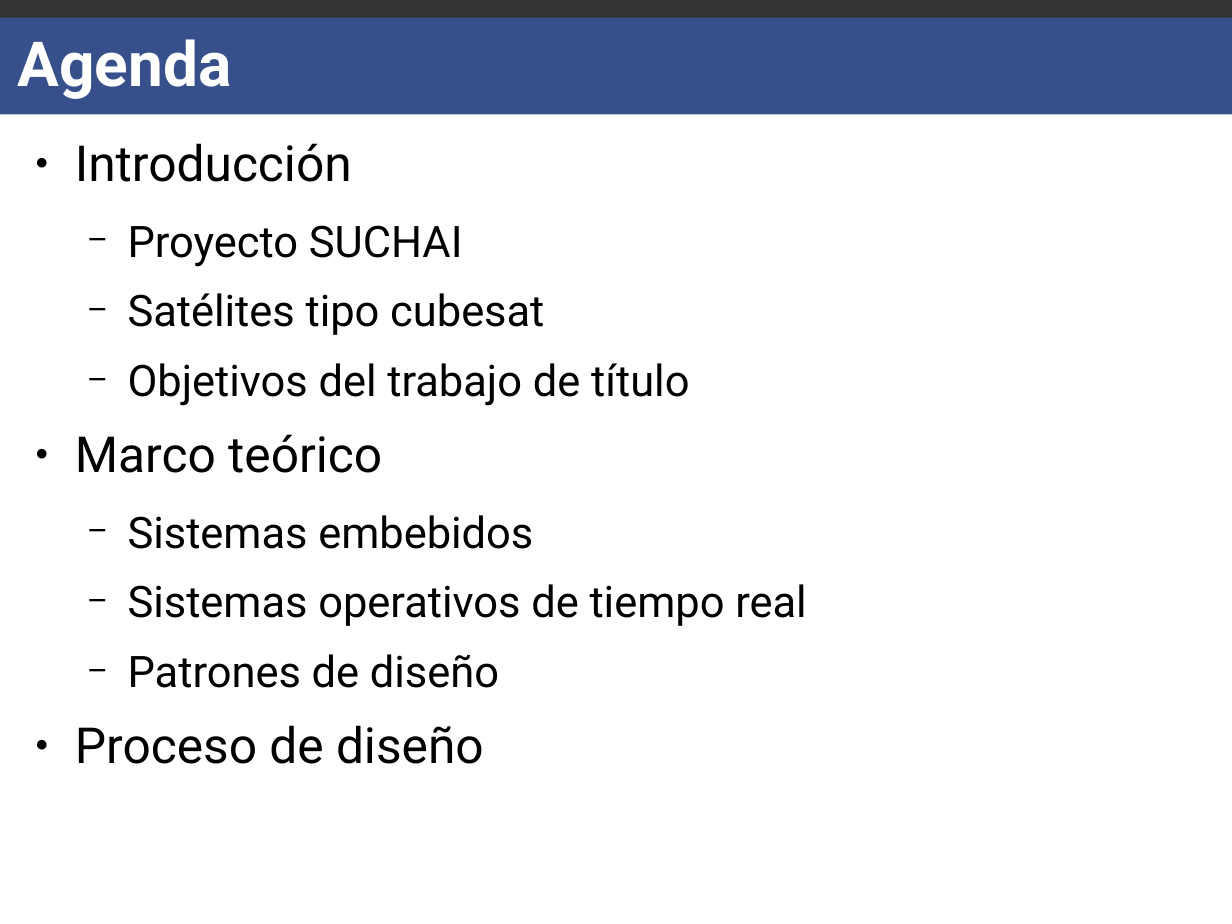
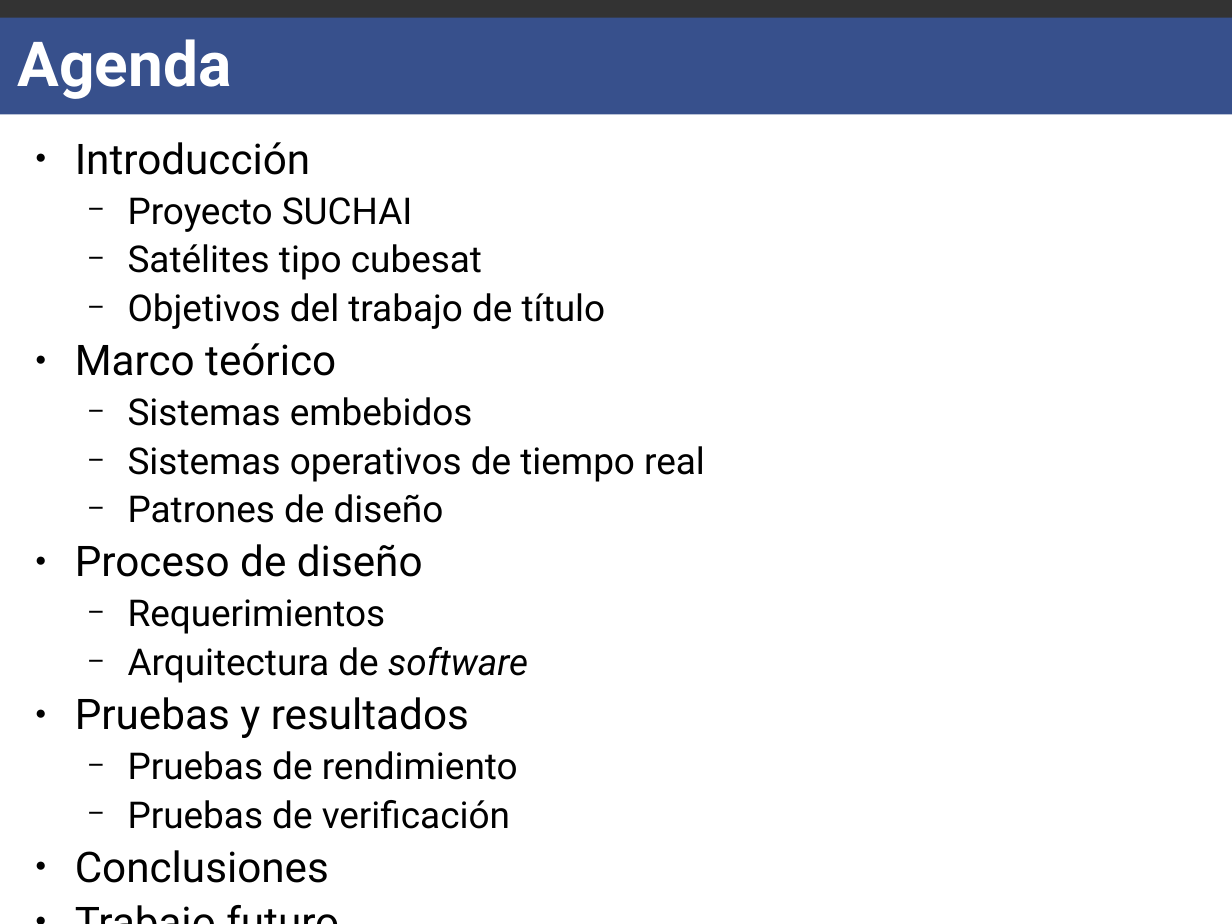
Before and after one commit to carlgonz/Trabajo-de-titulo, a slide deck: slide 2 of Presentacion/Moria-Presentacion.odp. Drawn at 1232x924 pixels with LibreOffice and Linux fonts; fonts in the diff are those of the drawing. Boxes give left, top, right and bottom in pixels: in the first picture for what was removed or moved away, otherwise in the second. Text is boxed around its words. In the diff, an @@ line names an element or a change of style, - is before the commit and + after.

```diff
--- a/Presentacion/Moria-Presentacion.odp
+++ b/Presentacion/Moria-Presentacion.odp
@@ text at (75,142,705,577): size 32 to 27.2 pt in "Introducción", "Marco teórico", "Proceso de diseño"; size 28 to 23.8 pt in "Proyecto SUCHAI", "Satélites tipo cubesat", "Objetivos del trabajo de título", "Sistemas embebidos" and 2 more places; less space between paragraphs @@
@@ text at (75,599,528,883): paragraphs added @@
+  − Requerimientos
+  − Arquitectura de software
+● Pruebas y resultados
+  − Pruebas de rendimiento
+  − Pruebas de verificación
+● Conclusiones
+● Trabajo futuro
```
Also in this commit, not shown: 5 other slides changed, 13 slides added, 1 slide removed, 2 other files.
